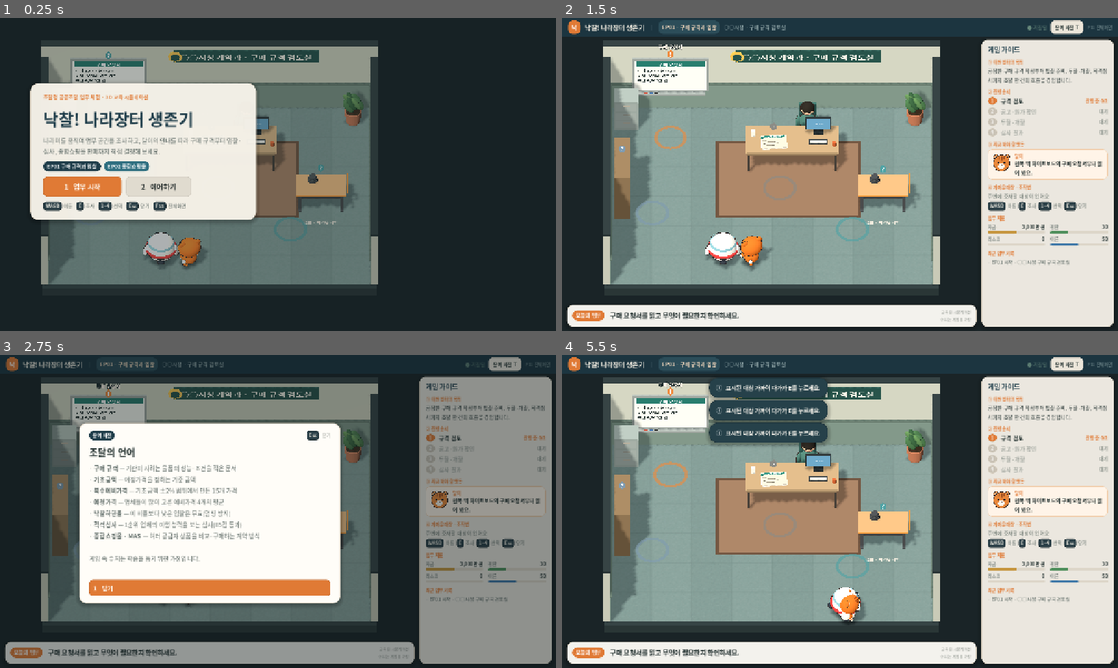
Above: before the commit, frames 1-4 (two rows, left to right).
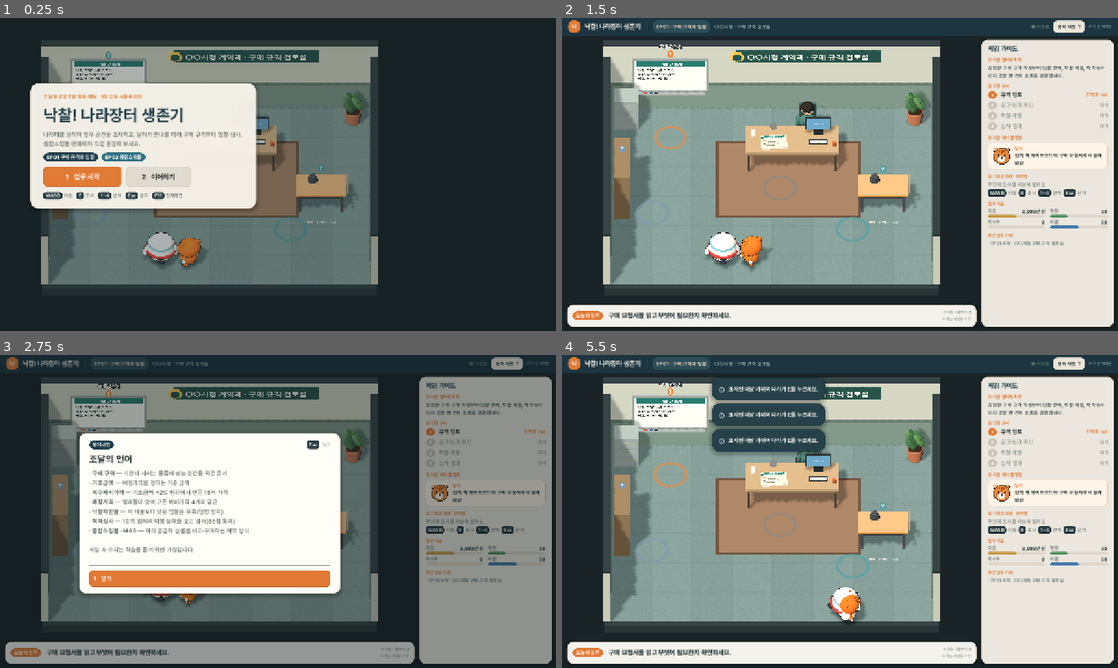
Above: after the commit, the same moments.

Repository: ysyny1126-bot/nakchal-narajangteo
Game: Godot game, scene res://scenes/main.tscn
Two runs of this game, one before a commit and one after it. Both use one fixed random seed, a clock stepped at 60 frames per second and the inputs below.
Inputs:
- Up to frame 1 (0.25 s): no input
- Up to frame 2 (1.5 s): click "1 업무 시작" at 0.5 s; click "1 업무 시작 · 달이의 안내 따라가기" at 1.25 s
- Up to frame 3 (2.75 s): click "용어 사전 T" at 2 s
- Up to frame 4 (5.5 s): click "1 닫기" at 2.75 s; tap Enter at 3.5, 4.35 s; hold D 3.53-4.28 s; tap 1 at 3.6 s; hold S 4.28-5.03 s; hold D from 5.03 s (still down); tap Keypad Enter at 5.1 s

The runs differ from the first frame. In frame 1, 6.9% of the frame differs, in the area x 5-61%, y 11-66%; in frame 2, 6.1%; in frame 3, 14%, in the area x 1-99%, y 0-97%; in frame 4, 8.6%.

Commit message:
Add web export with bundled Pretendard font
Co-Authored-By: Claude Opus 5.5 <noreply@anthropic.com>

Diff:
--- a/scripts/audio/sound_bank.gd
+++ b/scripts/audio/sound_bank.gd
@@ -58,7 +58,11 @@
 	if _pending.has(room):
 		return
 	_pending[room] = true
-	WorkerThreadPool.add_task(_generate_music.bind(room))
+	if OS.has_feature("web") and not OS.has_feature("threads"):
+		# Single-threaded web build: compose on the main thread after the room appears.
+		call_deferred("_generate_music", room)
+	else:
+		WorkerThreadPool.add_task(_generate_music.bind(room))
 
 
 func _generate_music(room: String) -> void:
--- a/scripts/world/props.gd
+++ b/scripts/world/props.gd
@@ -7,22 +7,29 @@
 
 static var _materials := {}
 static var _textures := {}
-static var _font: SystemFont
-static var _font_bold: SystemFont
-
-
-static func font(bold: bool = false) -> SystemFont:
+static var _font: Font
+static var _font_bold: Font
+
+
+## Bundled Pretendard (SIL OFL 1.1) so Korean text renders on every platform,
+## including the web build where system fonts are unavailable.
+static func font(bold: bool = false) -> Font:
 	if bold:
 		if _font_bold == null:
-			_font_bold = SystemFont.new()
-			_font_bold.font_names = PackedStringArray(FONT_NAMES)
-			_font_bold.font_weight = 700
+			_font_bold = _load_font("res://fonts/Pretendard-Bold.otf", 700)
 		return _font_bold
 	if _font == null:
-		_font = SystemFont.new()
-		_font.font_names = PackedStringArray(FONT_NAMES)
-		_font.font_weight = 500
+		_font = _load_font("res://fonts/Pretendard-Medium.otf", 500)
 	return _font
+
+
+static func _load_font(path: String, weight: int) -> Font:
+	if ResourceLoader.exists(path):
+		return load(path)
+	var fallback := SystemFont.new()
+	fallback.font_names = PackedStringArray(FONT_NAMES)
+	fallback.font_weight = weight
+	return fallback
 
 
 static func mat(color: Color, roughness: float = 0.82, metallic: float = 0.0) -> StandardMaterial3D:
Not shown, added: export_presets.cfg
Binary file added: fonts/Pretendard-Bold.otf
Not shown, added: fonts/Pretendard-Bold.otf.import
Not shown, added: fonts/Pretendard-LICENSE.txt
Binary file added: fonts/Pretendard-Medium.otf
Not shown, added: fonts/Pretendard-Medium.otf.import
Not shown, added: screenshots/00_title.png.import
Not shown, added: screenshots/art_mascots_closeup.png.import
Not shown, added: screenshots/ep01_01_briefing.png.import
Not shown, added: screenshots/ep01_02_city_spec_review_room.png.import
Not shown, added: screenshots/ep01_03_city_spec_choice.png.import
Not shown, added: screenshots/ep01_04_city_spec_result.png.import
(and 14 more such lines)
